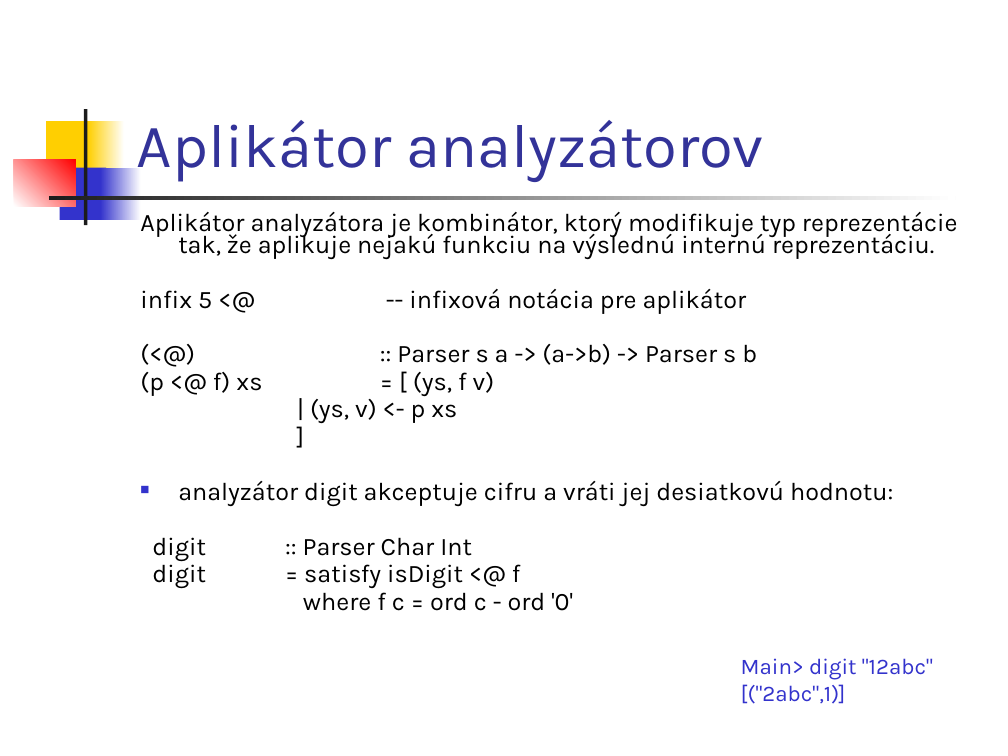
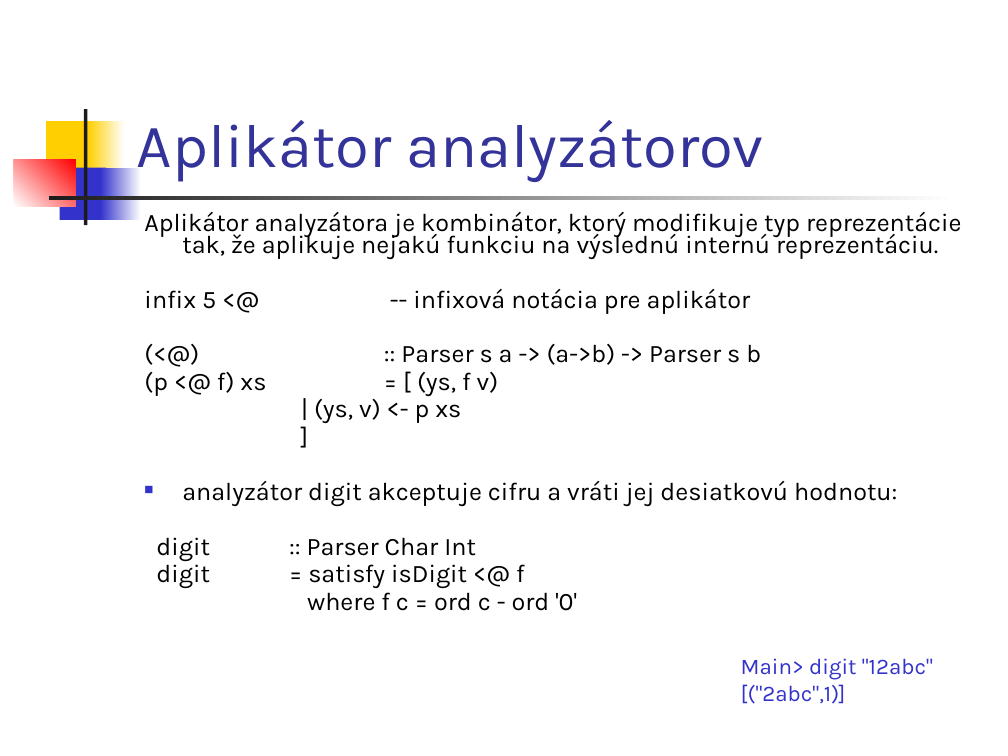
Before and after one commit to Funkcionalne/Prednasky, a slide deck: slide 12 of 09/09_fpro.ppt. Drawn at 1008x756 pixels with LibreOffice and Linux fonts; fonts in the diff are those of the drawing. Boxes give left, top, right and bottom in pixels: in the first picture for what was removed or moved away, otherwise in the second. Text is boxed around its words. In the diff, an @@ line names an element or a change of style, - is before the commit and + after.

```diff
--- a/09/09_fpro.ppt
+++ b/09/09_fpro.ppt
@@ text "Aplikátor analyzátora je kombinátor, ktorý ...": place and size @@
-text "Aplikátor analyzátora je kombinátor, ktorý ..." at box(140, 212, 958, 611)
+text "Aplikátor analyzátora je kombinátor, ktorý ..." at box(144, 212, 962, 611)
```
Also in this commit, not shown: 2 other slides changed, 5 other files.
